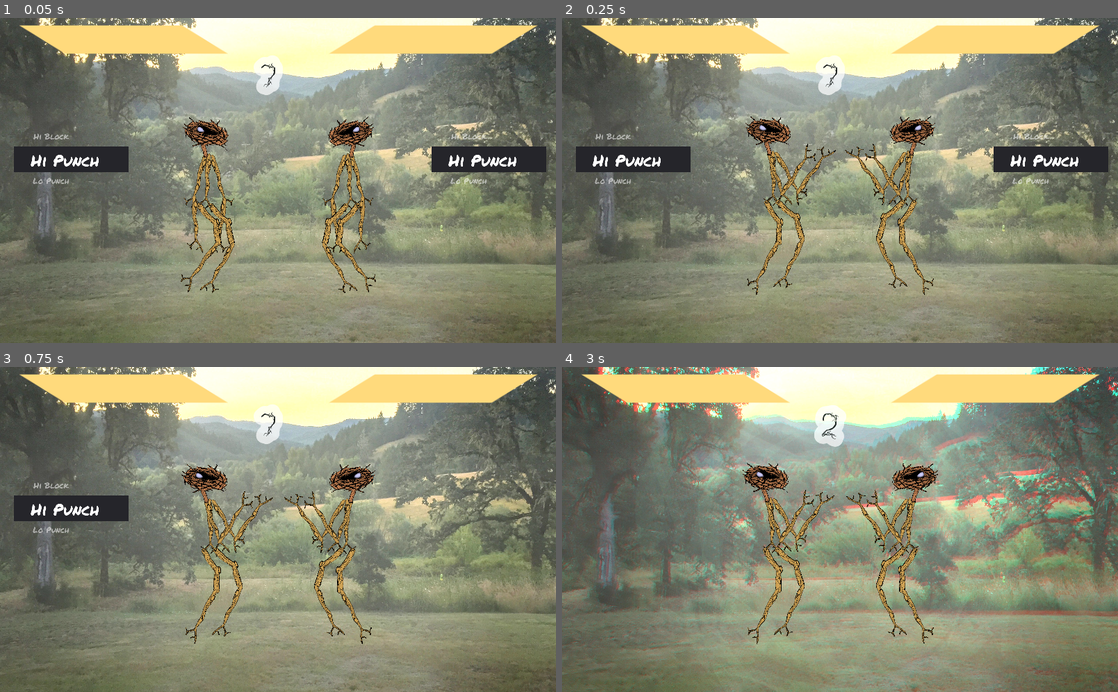
Above: before the commit, frames 1-4 (two rows, left to right).
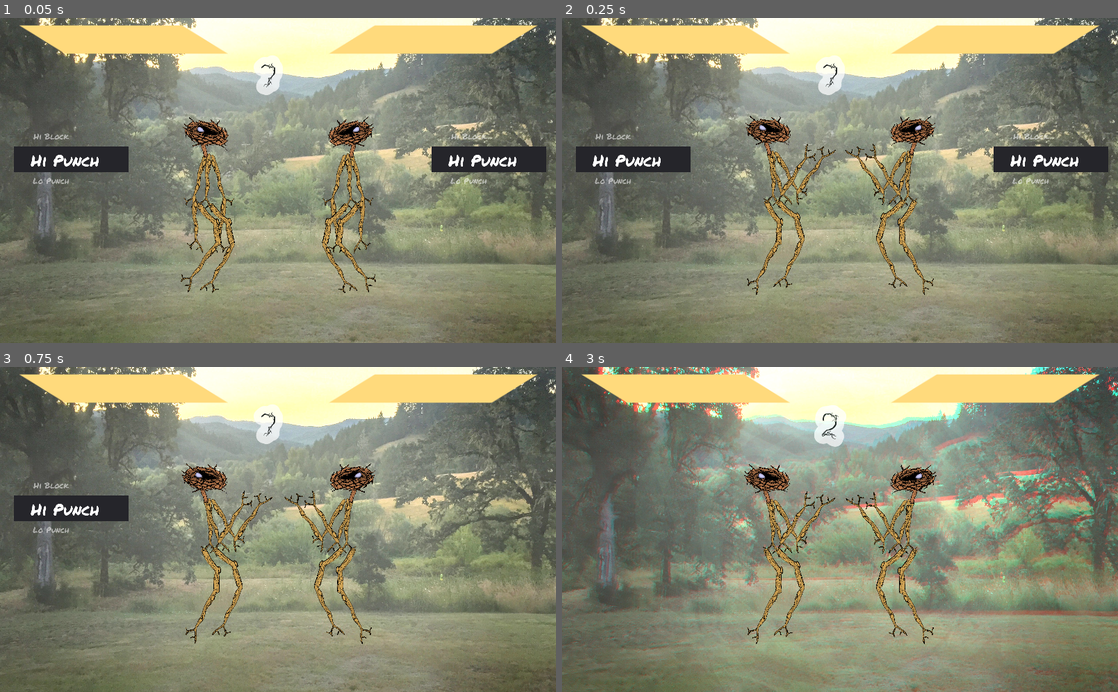
Above: after the commit, the same moments.

Repository: thesage1014/pigsSSJomt
Game: Godot game, scene res://sticky.tscn
Two runs of this game, one before a commit and one after it. Both use one fixed random seed, a clock stepped at 60 frames per second and the inputs below.
Inputs:
- Up to frame 1 (0.05 s): no input
- Up to frame 2 (0.25 s): no input
- Up to frame 3 (0.75 s): hold Left (p1_a) from 0.53 s (still down)
- Up to frame 4 (3 s): release Left (p1_a) at 1.28 s; tap Up (p1_b) at 1.35 s; hold Down (p1_c) 2.03-2.78 s; tap A (p2_a) at 2.85 s

Frame 1 is identical in both runs. In frame 2, 1.0% of the frame differs, in the area x 33-68%, y 30-85%; in frame 3, 1.8%; in frame 4, 2.9%, in the area x 32-68%, y 29-86%.

Commit message:
am confuse

Diff:
--- a/Fighter.tscn
+++ b/Fighter.tscn
@@ -77,7 +77,7 @@
 "times": PoolRealArray( 0, 0.4, 0.8, 1 ),
 "transitions": PoolRealArray( 1, 1, 1, 1 ),
 "update": 0,
-"values": [ Vector2( -393.074, -618.013 ), Vector2( -45.442, -238.571 ), Vector2( 9.08862, -313.551 ), Vector2( 24.4103, -150.435 ) ]
+"values": [ Vector2( -1743.66, -2284.28 ), Vector2( -45.442, -238.571 ), Vector2( 9.08862, -313.551 ), Vector2( 24.4103, -150.435 ) ]
 }
 tracks/5/type = "value"
 tracks/5/path = NodePath("Torso/neck/head/Brd:rotation_degrees")
@@ -1575,10 +1575,10 @@
 }
 
 [node name="Brd" type="Sprite" parent="Skeleton/Torso/neck/head"]
-modulate = Color( 1, 1, 1, 0 )
-position = Vector2( -2922.3, -4345.25 )
-rotation = 0.0665402
+self_modulate = Color( 1, 1, 1, 0 )
+position = Vector2( 24.4103, -150.435 )
 scale = Vector2( 0.850926, 0.850926 )
-texture = ExtResource( 15 )
+texture = ExtResource( 16 )
+offset = Vector2( 0, -250 )
 [connection signal="on_player_selected" from="." to="AttackRoller" method="_on_Fighter1_on_player_selected"]
 [connection signal="on_send_attack" from="." to="AttackRoller" method="_on_Fighter1_on_send_attack"]
--- a/scripts/Fighter1.gd
+++ b/scripts/Fighter1.gd
@@ -59,7 +59,6 @@
 func sendAttack():
 	CheckLength()
 	emit_signal("on_send_attack")
-	CheckLength()
 	alreadySelected = false
 	if MoveList.size() > 0:
 		print(MoveList)
@@ -77,14 +76,13 @@
 			enemy.TakeDamage(MoveList[nextMove][2])
 		get_node("Skeleton/AnimationPlayer").current_animation = MoveList[nextMove][0]
 		MoveList.remove(nextMove)
+		if MoveList.size() == 0 and not alreadyResurrected:
+				MoveList.append(OMTAnim)
+				alreadyResurrected = true
 
 func CheckLength():
 	if MoveList.size() == 0:
-		if not alreadyResurrected:
-			MoveList.append(OMTAnim)
-			alreadyResurrected = true
-		else:
-			MoveList.append(WriggleAnim)
+		MoveList.append(WriggleAnim)
 		nextMove = 0
 	else:
 		if nextMove > MoveList.size()-1:
@@ -95,12 +93,16 @@
 func TakeDamage(damage):
 	if(MoveList.size() > nextMove and not MoveList[nextMove][0].begins_with("block")):
 		hitPoints -= damage
-	get_node("HealthBar").rect_size = hpStartSize * Vector2(hitPoints/100.0,1)
+	if hitPoints <= 0:
+		get_node("HealthBar").visible = false
+	else:
+		get_node("HealthBar").visible = true
+		get_node("HealthBar").rect_size = hpStartSize * Vector2(hitPoints/100.0,1)
 	print(hpStartSize * Vector2(hitPoints/100,1))
 	return hitPoints
 
 func _process(delta):
-	get_node("Skeleton/AnimationPlayer").playback_speed = rand_range(.7,1.4)
+	get_node("Skeleton/AnimationPlayer").playback_speed = rand_range(.8,1.7)
 	CheckLength()
 	emit_signal("on_update_roller",MoveList,nextMove)
 
Not shown: 1 places in sticky.tscn that only renumber resources
